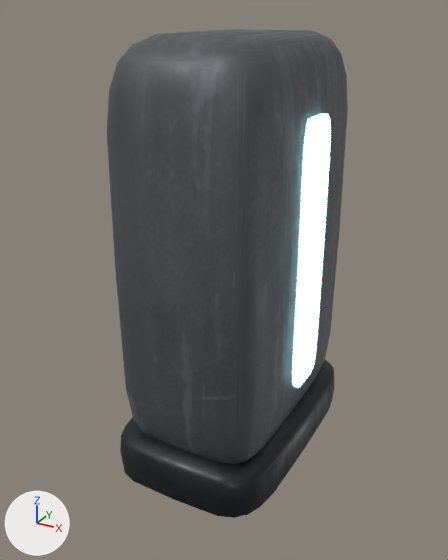
The glTF model game/assets/models/weapons/pc7_cell.glb as it was, and as the next commit left it.
Before and after are seen from a 50 mm camera at (0.0603, -0.0111, 0.0089) aimed at (-0.0019, 0.1019, -0.0476). Every picture has the same lights, and +X, +Y and +Z are marked at lower left. The older version comes first. Vertices at exactly the same position are counted once.

In view in the first picture: 'pc7_cell'.
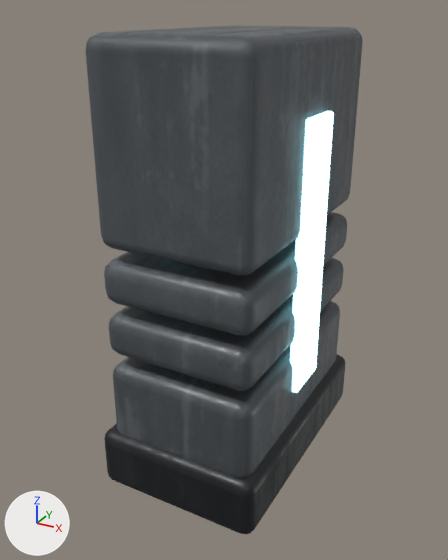
The change, as a diff of the scene's bpy script:
```diff
--- a/game/assets/models/weapons/pc7_cell.glb.py
+++ b/game/assets/models/weapons/pc7_cell.glb.py
@@ mat_pc7cell_shell @@
 n2 = _N.new('ShaderNodeMix'); n2.name = 'Mix'
 n2.inputs[0].default_value = 1.0  # 'Factor'
-n3 = _N.new('ShaderNodeVertexColor'); n3.name = 'Color Attribute'
+n2.inputs[7].default_value = (0.245, 0.274, 0.301, 1.0)  # 'B', grey #888f95
 n4 = _N.new('ShaderNodeTexImage'); n4.name = 'Image Texture'
@@ mat_pc7cell_shell @@
 _L.new(n2.outputs[2], n0.inputs[0])  # 'Result' to 'Base Color'
-_L.new(n3.outputs[0], n2.inputs[7])  # 'Color' to 'B'
 _L.new(n4.outputs[0], n2.inputs[6])  # 'Color' to 'A'
@@ mat_pc7_shelldark @@
+mat_pc7_shelldark = bpy.data.materials.new('pc7_ShellDark')
+# colours: dark grey #2c3136
+# uses the picture img_polymer_detail
+# uses the picture img_polymer_mr
+# uses the picture img_polymer_normal
@@ me_pc7_cell @@
 # used by ob_pc7_cell; location = (0.0, 0.0, 0.0)
-me_pc7_cell.from_pydata(...)  # 1244 vertices, 2300 faces; spans x -0.019..0.019, y 0.075..0.135, z -0.092..0.005
+me_pc7_cell.from_pydata(...)  # 592 vertices, 1156 faces; spans x -0.019..0.019, y 0.075..0.135, z -0.092..0.005
+# me_pc7_cell part 1: the loose piece of 312 vertices spanning x -0.017..0.017, y 0.077..0.133, z -0.085..0.005 is rebuilt with 96 vertices and now spans x -0.017..0.017, y 0.077..0.133, z -0.0348..0.005
+# me_pc7_cell part 2: the loose piece of 312 vertices spanning x -0.019..0.019, y 0.075..0.135, z -0.092..-0.078 is rebuilt with 96 vertices and now spans x -0.019..0.019, y 0.075..0.135, z -0.092..-0.078, in mat_pc7_shelldark
+# me_pc7_cell part 3: the loose piece of 310 vertices spanning x 0.016..0.0184, y 0.099..0.111, z -0.07..-0.01 is rebuilt with 56 vertices and now spans x 0.016..0.0184, y 0.099..0.111, z -0.07..-0.01
+# me_pc7_cell part 4: a new loose piece of 96 vertices spanning x -0.017..0.017, y 0.077..0.133, z -0.085..-0.0612, in mat_pc7cell_shell
+# me_pc7_cell part 5: a new loose piece of 96 vertices spanning x -0.017..0.017, y 0.077..0.133, z -0.0588..-0.0492, in mat_pc7cell_shell
+# me_pc7_cell part 6: a new loose piece of 96 vertices spanning x -0.017..0.017, y 0.077..0.133, z -0.0468..-0.0372, in mat_pc7cell_shell
+# other edits to the shape of me_pc7_cell do not show in these pictures
 me_pc7_cell.materials.append(mat_pc7cell_shell)
 me_pc7_cell.materials.append(mat_pc7cell_glow)
+me_pc7_cell.materials.append(mat_pc7_shelldark)
```

Location of each change, (x1, y1, x2, y2) in pixels of the pictures (448 x 560 px):
'pc7_cell', reshaped (15% wider)
    before: (107, 29, 348, 518)
    after: (85, 25, 363, 534)
part 1 of me_pc7_cell, rebuilt (15% wider, 42% shorter)
    before: (107, 29, 348, 464)
    after: (85, 25, 363, 275)
part 2 of me_pc7_cell, rebuilt (13% wider, 12% taller)
    before: (120, 359, 334, 518)
    after: (104, 355, 346, 534)
part 3 of me_pc7_cell, rebuilt (12% wider)
    before: (292, 113, 331, 388)
    after: (290, 111, 334, 393)
part 4 of me_pc7_cell, added
    after: (113, 301, 340, 477)
part 5 of me_pc7_cell, added
    after: (109, 258, 344, 391)
part 6 of me_pc7_cell, added
    after: (104, 212, 347, 335)
